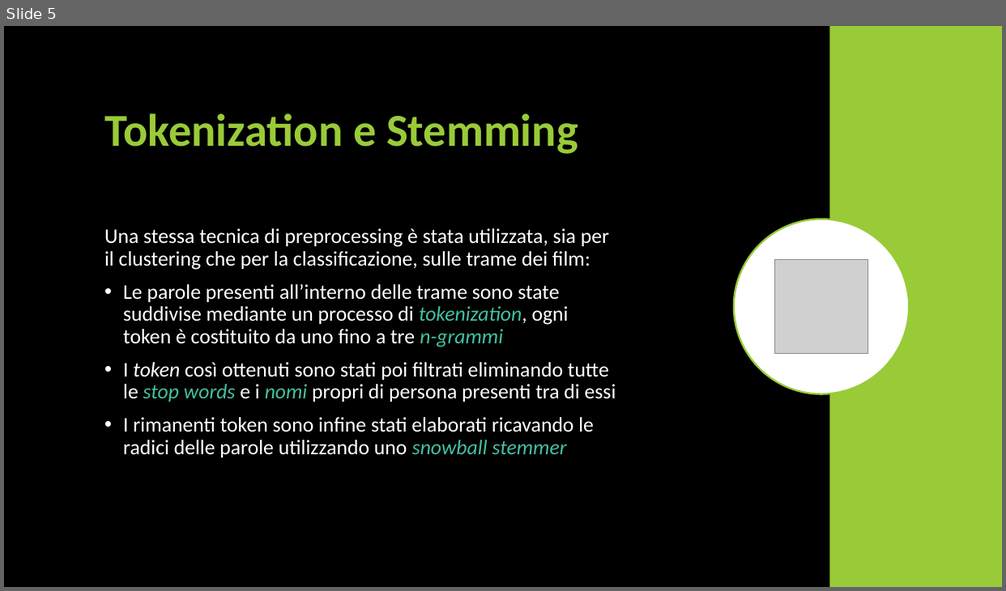
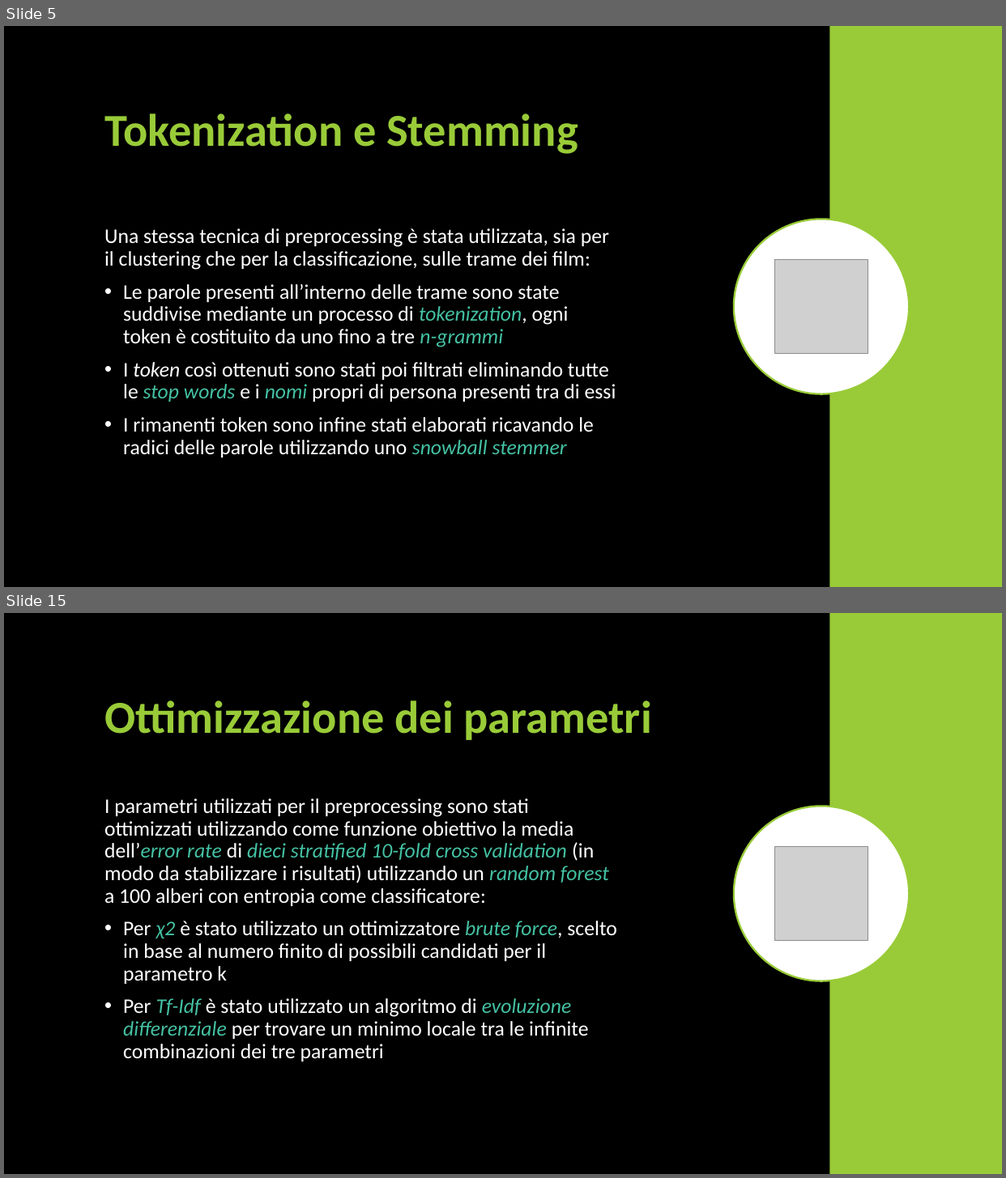
Before and after one commit to unipi-fr/LargeScaleMultiStructureDatabases, a slide deck: Task2/Documentation/Data Mining/Presentazione Data Mining.pptx. Shown one above the other, each under a label of ours: slide 5 before the commit, slides 5 and 15 after it; the slides between them are not shown. The pictures are 1006x591 and 1006x1178 pixels, drawn with LibreOffice and Linux fonts; fonts in the diff are those of the drawing; grey boxes stand for pictures. Boxes give left, top, right and bottom in pixels: in the first picture for what was removed or moved away, otherwise in the second. Text is boxed around its words. In the diff, an @@ line names an element or a change of style, - is before the commit and + after.

```diff
--- a/Task2/Documentation/Data Mining/Presentazione Data Mining.pptx
+++ b/Task2/Documentation/Data Mining/Presentazione Data Mining.pptx
@@ slide 15 added at bbox=[4, 613, 1002, 1174], background #000000 @@
@@ rectangle added at bbox=[829, 613, 1002, 1174], fill #99CB38 @@
@@ title added at bbox=[104, 700, 652, 740], 44 pt, text #99CB38, bold @@
+Ottimizzazione dei parametri
@@ text added at bbox=[104, 798, 616, 1062], 20 pt, text #FFFFFF @@
+I parametri utilizzati per il preprocessing sono stati ottimizzati utilizzando come funzione obiettivo la media dell’error rate di dieci stratified 10-fold cross validation (in modo da stabilizzare i risultati) utilizzando un random forest a 100 alberi con entropia come classificatore:
+• Per χ2 è stato utilizzato un ottimizzatore brute force, scelto in base al numero finito di possibili candidati per il parametro k
+• Per Tf-Idf è stato utilizzato un algoritmo di evoluzione differenziale per trovare un minimo locale tra le infinite combinazioni dei tre parametri
@@ ellipse added at bbox=[734, 806, 909, 982], fill #FFFFFF, outline #99CB38 1.75 pt @@
@@ picture added at bbox=[775, 847, 868, 941] @@
```
Also in this commit, not shown: 6 slides changed, 9 other slides added, 1 slide removed, 9 other files.
